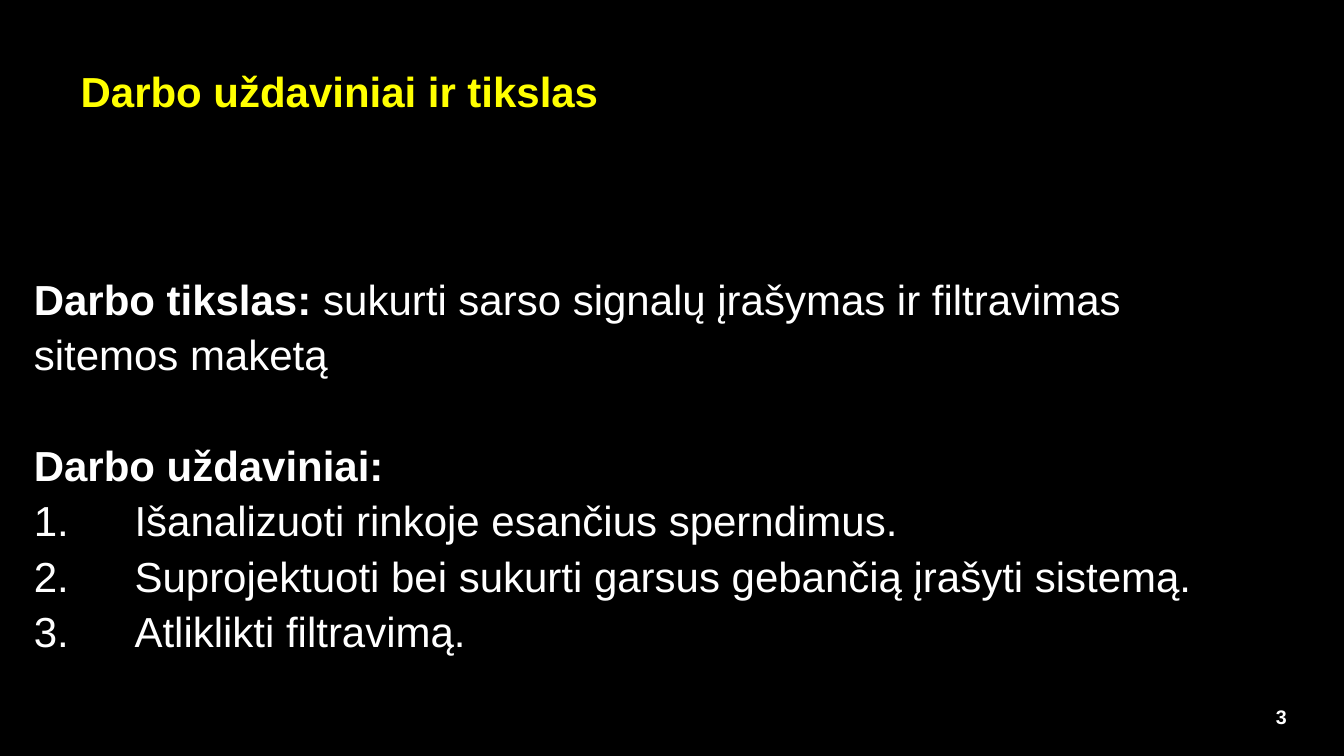
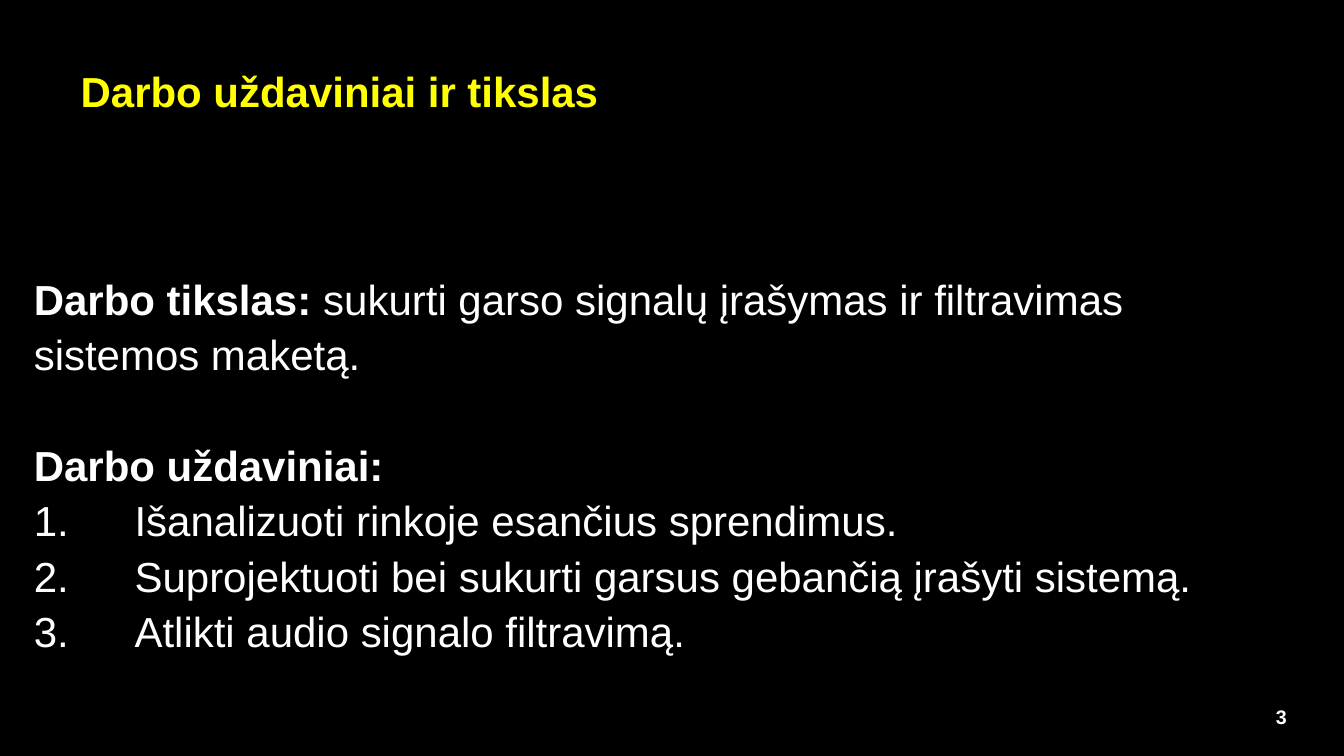
Before and after one commit to IamAidas/sem11-DSP, a slide deck: slide 3 of individualProject/audioProjectDsp_EEF.pptx. Drawn at 1344x756 pixels with LibreOffice and Linux fonts; fonts in the diff are those of the drawing; background and template pictures are left out. Boxes give left, top, right and bottom in pixels: in the first picture for what was removed or moved away, otherwise in the second. Text is boxed around its words. In the diff, an @@ line names an element or a change of style, - is before the commit and + after.

```diff
--- a/individualProject/audioProjectDsp_EEF.pptx
+++ b/individualProject/audioProjectDsp_EEF.pptx
@@ text at (34, 284, 1123, 379): text changed @@
-Darbo tikslas: sukurti sarso signalų įrašymas ir filtravimas sitemos maketą
+Darbo tikslas: sukurti garso signalų įrašymas ir filtravimas sistemos maketą.
@@ text at (34, 505, 898, 545): text changed @@
-1. Išanalizuoti rinkoje esančius sperndimus.
+1. Išanalizuoti rinkoje esančius sprendimus.
@@ text at (34, 616, 684, 656): text changed @@
-3. Atliklikti filtravimą.
+3. Atlikti audio signalo filtravimą.
```
Also in this commit, not shown: 1 other slide changed, 1 other file.
